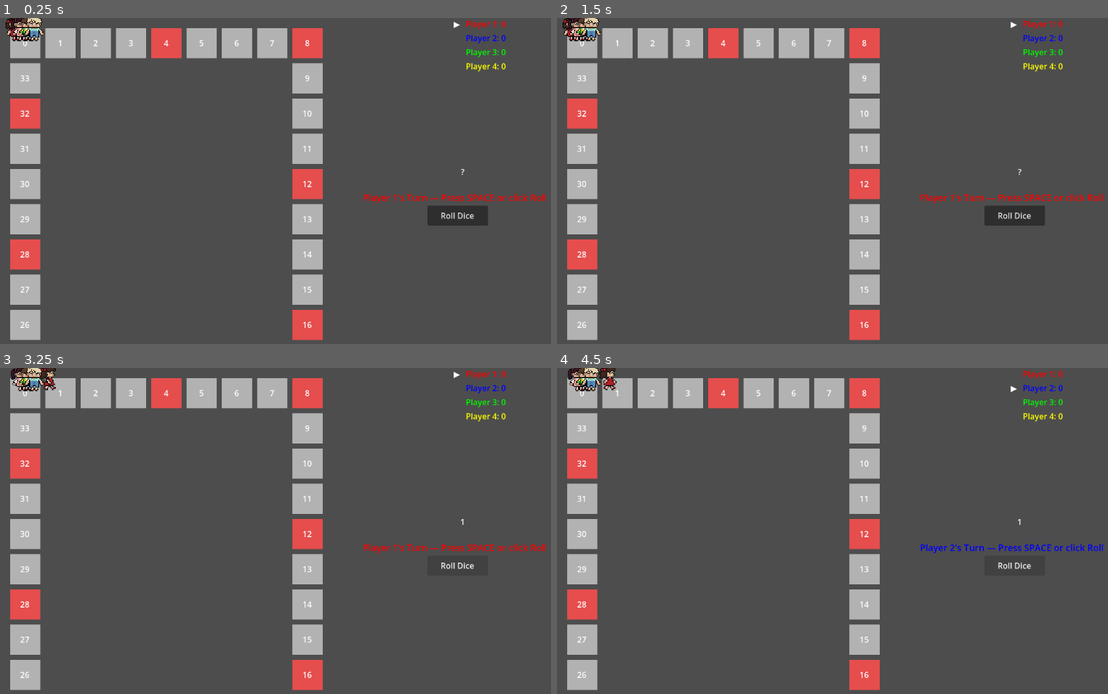
Above: before the commit, frames 1-4 (two rows, left to right).
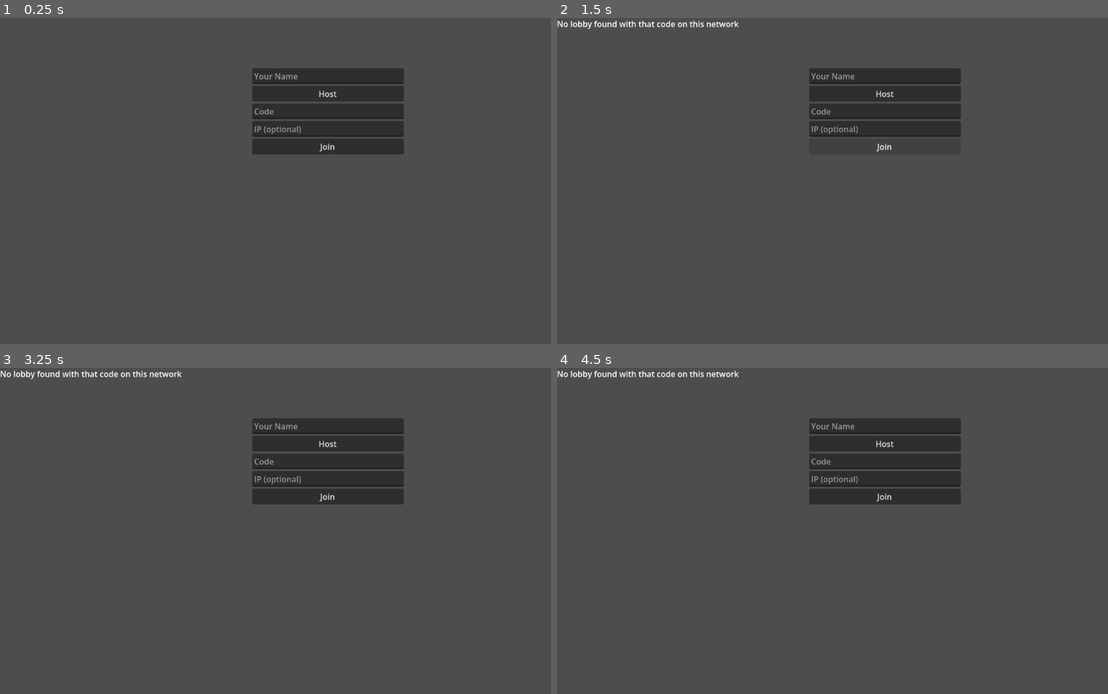
Above: after the commit, the same moments.

Repository: Zephyrdoestech/Pinoy-Party
Game: Godot game, scene res://scenes/ui/LobbyScreen.tscn
Same seed, same stepped clock (60 frames per second), same inputs: the game is played once before the commit and once after it. Before the commit the project starts from res://scenes/Game.tscn.
Inputs (mouse positions are in pixels of both pictures, inside the frame that each line leads up to):
- Up to frame 1 (0.25 s): no input
- Up to frame 2 (1.5 s): click (887, 92) at 0.5 s, where only the run after the commit has a clickable "Host"; click (887, 145) at 1.25 s, where only the run after the commit has a clickable "Join"
- Up to frame 3 (3.25 s): click (457, 566) at 2 s, where only the run before the commit has a clickable "Roll Dice"; hold D (move_right) from 2.78 s (still down); tap 1 (p1_jump) at 3.02 s
- Up to frame 4 (4.5 s): release D (move_right) at 3.53 s; hold S (move_down) 3.53-4.28 s; tap 1 (p1_jump) at 3.77 s; hold D (move_right) from 4.28 s (still down)

The runs differ from the first frame. In frame 1, 20% of the frame differs, in the area x 1-100%, y 0-99%; in frame 2, 19%; in frame 3, 19%; in frame 4, 19%.

Commit message:
added LAN multiplayer base and updated devlog

Diff:
--- /dev/null
+++ b/pinoy-party/autoload/NetworkManager.gd
@@ -0,0 +1,169 @@
+extends Node
+
+signal lobby_created(code: String)
+signal player_joined(peer_id: int, player_name: String)
+signal player_left(peer_id: int)
+signal join_failed(reason: String)
+signal game_starting
+signal roster_updated
+
+const PORT := 7777
+const MAX_PLAYERS := 4
+const DISCOVERY_PORT := 7778
+
+var _discovery_socket: PacketPeerUDP
+var _broadcast_timer: Timer
+var discovered_lobbies: Dictionary = {}  # code -> {ip: String, last_seen: float}
+var lobby_code: String = ""
+var is_host: bool = false
+var connected_players: Dictionary = {}  # peer_id -> {name: String}
+
+func _ready() -> void:
+	multiplayer.peer_connected.connect(_on_peer_connected)
+	multiplayer.peer_disconnected.connect(_on_peer_disconnected)
+	multiplayer.connected_to_server.connect(_on_connected_ok)
+	multiplayer.connection_failed.connect(_on_connection_failed)
+
+func host_lobby(player_name: String) -> void:
+	lobby_code = _generate_code()
+	is_host = true
+
+	var peer := ENetMultiplayerPeer.new()
+	var err := peer.create_server(PORT, MAX_PLAYERS - 1)
+	if err != OK:
+		join_failed.emit("Could not create server")
+		return
+
+	multiplayer.multiplayer_peer = peer
+	connected_players[1] = {"name": player_name}
+	lobby_created.emit(lobby_code)
+
+	_start_broadcasting()
+
+func _start_broadcasting() -> void:
+	_discovery_socket = PacketPeerUDP.new()
+	_discovery_socket.set_broadcast_enabled(true)
+
+	_broadcast_timer = Timer.new()
+	_broadcast_timer.wait_time = 1.0
+	_broadcast_timer.timeout.connect(_send_broadcast)
+	add_child(_broadcast_timer)
+	_broadcast_timer.start()
+
+func _send_broadcast() -> void:
+	var msg := "PINOYPARTY|%s" % lobby_code
+	_discovery_socket.set_dest_address("255.255.255.255", DISCOVERY_PORT)
+	var err := _discovery_socket.put_packet(msg.to_utf8_buffer())
+	print("Broadcasting lobby code: ", lobby_code, " err=", err)
+
+func start_listening_for_lobbies() -> void:
+	discovered_lobbies.clear()
+	_discovery_socket = PacketPeerUDP.new()
+	var err := _discovery_socket.bind(DISCOVERY_PORT)
+	print("Discovery bind result: ", err)
+	set_process(true)
+
+func _process(_delta: float) -> void:
+	if _discovery_socket == null or is_host:
+		return
+	while _discovery_socket.get_available_packet_count() > 0:
+		var packet := _discovery_socket.get_packet()
+		var sender_ip := _discovery_socket.get_packet_ip()
+		var msg := packet.get_string_from_utf8()
+		var parts := msg.split("|")
+		if parts.size() == 2 and parts[0] == "PINOYPARTY":
+			discovered_lobbies[parts[1]] = {"ip": sender_ip, "last_seen": Time.get_ticks_msec()}
+
+func join_lobby_by_code(code: String, player_name: String) -> void:
+	code = code.to_upper()
+	if not discovered_lobbies.has(code):
+		join_failed.emit("No lobby found with that code on this network")
+		return
+	join_lobby(code, discovered_lobbies[code]["ip"], player_name)
+
+func stop_discovery() -> void:
+	set_process(false)
+	if _discovery_socket:
+		_discovery_socket.close()
+	if _broadcast_timer:
+		_broadcast_timer.stop()
+		_broadcast_timer.queue_free()
+
+func join_lobby(code: String, ip: String, player_name: String) -> void:
+	print("join_lobby called: code=", code, " ip=", ip, " name=", player_name)
+	lobby_code = code.to_upper()
+	is_host = false
+	_pending_name = player_name
+
+	var peer := ENetMultiplayerPeer.new()
+	var err := peer.create_client(ip, PORT)
+	print("create_client result: ", err)
+	if err != OK:
+		join_failed.emit("Could not reach host")
+		return
+	multiplayer.multiplayer_peer = peer
+
+var _pending_name: String = ""
+
+func _on_connected_ok() -> void:
+	print("Connected to host, registering as: ", _pending_name)
+	rpc_id(1, "_register_player", _pending_name, lobby_code)
+
+func _on_connection_failed() -> void:
+	print("Connection failed")
+	join_failed.emit("Connection failed")
+
+@rpc("any_peer", "reliable")
+func _register_player(player_name: String, code: String) -> void:
+	print("_register_player called on host: name=", player_name, " code=", code)
+	if not is_host:
+		return
+	var sender_id := multiplayer.get_remote_sender_id()
+	if code.to_upper() != lobby_code:
+		rpc_id(sender_id, "_kick", "Wrong lobby code")
+		return
+	connected_players[sender_id] = {"name": player_name}
+	_broadcast_player_list()
+	player_joined.emit(sender_id, player_name)
+
+@rpc("authority", "reliable")
+func _kick(reason: String) -> void:
+	join_failed.emit(reason)
+	multiplayer.multiplayer_peer = null
+
+func _broadcast_player_list() -> void:
+	rpc("_sync_player_list", connected_players)
+
+@rpc("authority", "reliable", "call_local")
+func _sync_player_list(players: Dictionary) -> void:
+	connected_players = players
+	roster_updated.emit()
+
+func _on_peer_connected(id: int) -> void:
+	if not is_host:
+		stop_discovery()
+
+func _on_peer_disconnected(id: int) -> void:
+	if connected_players.has(id):
+		connected_players.erase(id)
+		if is_host:
+			_broadcast_player_list()
+		player_left.emit(id)
+
+func start_game() -> void:
+	if not is_host:
+		return
+	stop_discovery()
+	rpc("_on_game_start")
+
+@rpc("authority", "reliable", "call_local")
+func _on_game_start() -> void:
+	game_starting.emit()
+	get_tree().change_scene_to_file("res://scenes/Game.tscn")
+
+func _generate_code() -> String:
+	const CHARS := "ABCDEFGHJKLMNPQRSTUVWXYZ"  # no I/O to avoid confusion
+	var code := ""
+	for i in 5:
+		code += CHARS[randi() % CHARS.length()]
+	return code
--- a/pinoy-party/project.godot
+++ b/pinoy-party/project.godot
@@ -15,7 +15,7 @@
 [application]
 
 config/name="PinoyParty"
-run/main_scene="res://scenes/Game.tscn"
+run/main_scene="uid://dbfm3smj58raw"
 config/features=PackedStringArray("4.6", "Forward Plus")
 config/icon="res://icon.svg"
 
@@ -27,6 +27,7 @@
 Constants="*uid://cgltxikm7foap"
 Enums="*uid://btrgc223d7l4y"
 Utils="*uid://kq72ldfg6dn8"
+NetworkManager="*uid://dh16yfljr5wd7"
 
 [editor_plugins]
 
--- /dev/null
+++ b/pinoy-party/scenes/ui/LobbyScreen.tscn
@@ -0,0 +1,64 @@
+[gd_scene format=3 uid="uid://dbfm3smj58raw"]
+
+[ext_resource type="Script" uid="uid://cwkpf155ser33" path="res://scenes/ui/lobby_screen.gd" id="1_3dmo6"]
+
+[node name="LobbyScreen" type="Control" unique_id=797514953]
+layout_mode = 3
+anchors_preset = 0
+script = ExtResource("1_3dmo6")
+
+[node name="HostJoinPanel" type="VBoxContainer" parent="." unique_id=1246908335]
+layout_mode = 1
+offset_left = 500.0
+offset_top = 100.0
+offset_right = 801.0
+offset_bottom = 271.0
+
+[node name="NameInput" type="LineEdit" parent="HostJoinPanel" unique_id=927161110]
+layout_mode = 2
+placeholder_text = "Your Name"
+
+[node name="HostButton" type="Button" parent="HostJoinPanel" unique_id=841486670]
+layout_mode = 2
+text = "Host"
+
+[node name="JoinCodeInput" type="LineEdit" parent="HostJoinPanel" unique_id=1177639380]
+layout_mode = 2
+placeholder_text = "Code"
+
+[node name="JoinIPInput" type="LineEdit" parent="HostJoinPanel" unique_id=439305146]
+layout_mode = 2
+placeholder_text = "IP (optional)"
+
+[node name="JoinButton" type="Button" parent="HostJoinPanel" unique_id=312165117]
+layout_mode = 2
+text = "Join"
+
+[node name="LobbyPanel" type="Control" parent="." unique_id=176445436]
+anchors_preset = 0
+offset_left = 650.0
+offset_top = 300.0
+offset_right = 690.0
+offset_bottom = 340.0
+
+[node name="CodeLabel" type="Label" parent="LobbyPanel" unique_id=1175620813]
+layout_mode = 0
+offset_left = 50.0
+offset_right = 90.0
+offset_bottom = 23.0
+
+[node name="PlayerCards" type="HBoxContainer" parent="LobbyPanel" unique_id=260652977]
+layout_mode = 0
+offset_right = 40.0
+offset_bottom = 40.0
+
+[node name="StartButton" type="Button" parent="LobbyPanel" unique_id=1144353135]
+layout_mode = 0
+offset_right = 8.0
+offset_bottom = 8.0
+text = "Start"
+
+[node name="StatusLabel" type="Label" parent="." unique_id=1481709683]
+layout_mode = 0
+offset_right = 40.0
+offset_bottom = 23.0
--- /dev/null
+++ b/pinoy-party/scenes/ui/lobby_screen.gd
@@ -0,0 +1,81 @@
+extends Control
+
+@onready var host_join_panel := $HostJoinPanel
+@onready var lobby_panel := $LobbyPanel
+@onready var player_cards := $LobbyPanel/PlayerCards
+@onready var code_label := $LobbyPanel/CodeLabel
+@onready var start_button := $LobbyPanel/StartButton
+@onready var status_label := $StatusLabel
+
+func _ready() -> void:
+	NetworkManager.lobby_created.connect(_on_lobby_created)
+	NetworkManager.roster_updated.connect(_on_roster_changed)
+	NetworkManager.join_failed.connect(_on_join_failed)
+	start_button.pressed.connect(_on_start_pressed)
+	$HostJoinPanel/HostButton.pressed.connect(_on_host_pressed)
+	$HostJoinPanel/JoinButton.pressed.connect(_on_join_pressed)
+
+	host_join_panel.visible = true
+	lobby_panel.visible = false
+	status_label.text = ""
+
+	NetworkManager.start_listening_for_lobbies()
+
+func _on_host_pressed() -> void:
+	NetworkManager.host_lobby($HostJoinPanel/NameInput.text)
+
+func _on_join_pressed() -> void:
+	print("_on_join_pressed fired")
+	var join_ip_input: LineEdit = $HostJoinPanel/JoinIPInput
+	var join_code_input: LineEdit = $HostJoinPanel/JoinCodeInput
+	var name_input: LineEdit = $HostJoinPanel/NameInput
+
+	var typed_ip: String = join_ip_input.text.strip_edges()
+	var code: String = join_code_input.text
+	var player_name: String = name_input.text
+
+	if typed_ip != "":
+		NetworkManager.join_lobby(code, typed_ip, player_name)
+	else:
+		NetworkManager.join_lobby_by_code(code, player_name)
+
+func _on_lobby_created(code: String) -> void:
+	host_join_panel.visible = false
+	lobby_panel.visible = true
+	code_label.text = "Code: %s" % code
+	_rebuild_cards()
+
+func _on_roster_changed(_id: int = -1) -> void:
+	host_join_panel.visible = false
+	lobby_panel.visible = true
+	_rebuild_cards()
+
+func _rebuild_cards() -> void:
+	for child in player_cards.get_children():
+		child.queue_free()
+	for peer_id in NetworkManager.connected_players:
+		var card := _build_card(NetworkManager.connected_players[peer_id]["name"])
+		player_cards.add_child(card)
+
+	var player_count := NetworkManager.connected_players.size()
+	start_button.visible = NetworkManager.is_host
+	start_button.disabled = player_count < 2
+
+func _build_card(player_name: String) -> Control:
+	var vbox := VBoxContainer.new()
+	var icon := ColorRect.new()
+	icon.custom_minimum_size = Vector2(96, 96)
+	var label := Label.new()
+	label.text = player_name
+	label.horizontal_alignment = HORIZONTAL_ALIGNMENT_CENTER
+	vbox.add_child(icon)
+	vbox.add_child(label)
+	return vbox
+
+func _on_join_failed(reason: String) -> void:
+	status_label.text = reason
+	host_join_panel.visible = true
+	lobby_panel.visible = false
+
+func _on_start_pressed() -> void:
+	NetworkManager.start_game()
Not shown, added: pinoy-party/autoload/NetworkManager.gd.uid
Not shown, added: pinoy-party/export_presets.cfg
Not shown, added: pinoy-party/scenes/ui/lobby_screen.gd.uid
Not shown, changed: DEVLOG.md
Not shown, added: PinoyParty.console.exe
Not shown, added: PinoyParty.exe
Not shown, added: PinoyParty.pck
